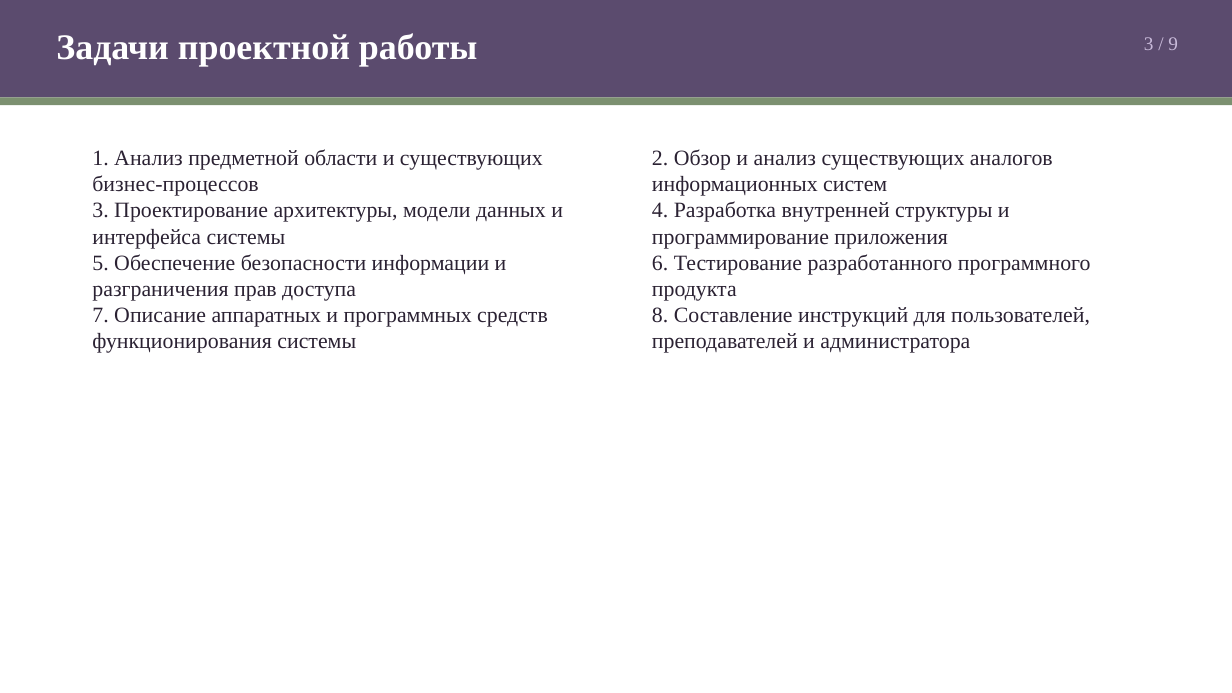
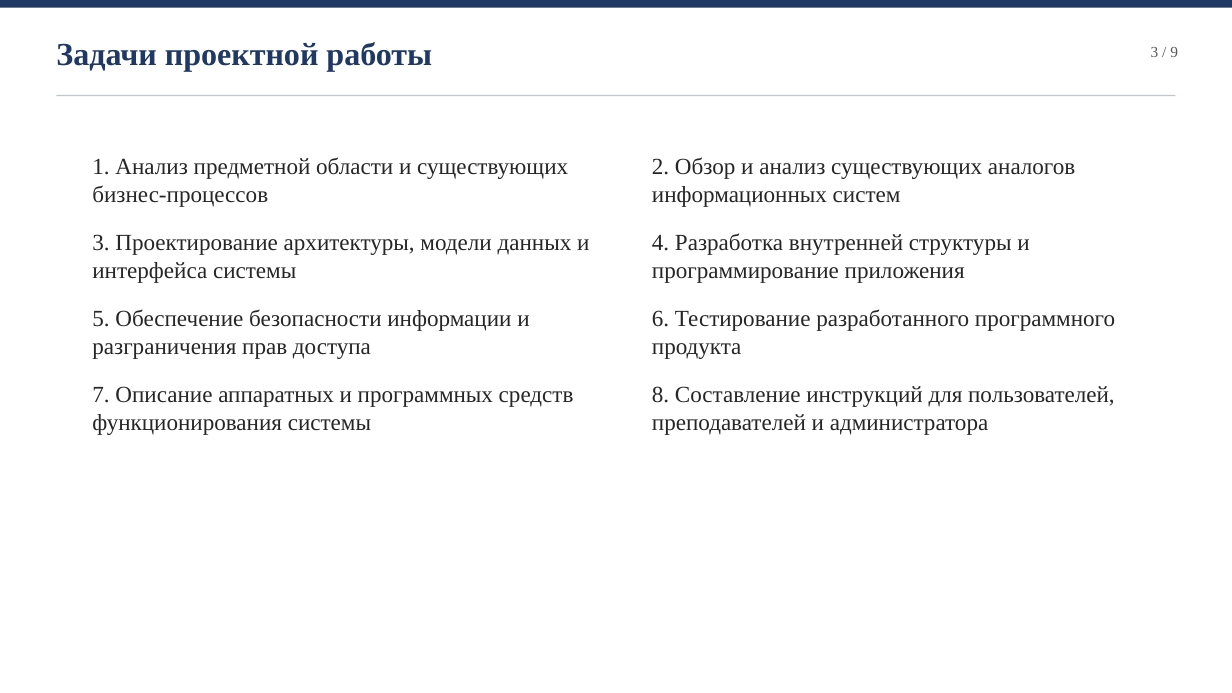
Before and after one commit to CoBa-3325/up03-uchebnye-kursy, a slide deck: slide 3 of Презентация к защите.pptx. Drawn at 1232x693 pixels with LibreOffice and Linux fonts; fonts in the diff are those of the drawing. Boxes give left, top, right and bottom in pixels: in the first picture for what was removed or moved away, otherwise in the second. Text is boxed around its words. In the diff, an @@ line names an element or a change of style, - is before the commit and + after.

Commit message:
Строгое академическое оформление презентации
- новая палитра: тёмно-синий, белый, серый; убраны цветные плашки
- заголовки слайдов: тонкая линия сверху, линейка под заголовком, номер серым
- титул и финальный слайд: линейная композиция без заливок
- слайд 2: акцентная вертикальная линия вместо плашки
- слайд 4: карточки аналогов без заливки, тонкие рамки у снимков
- слайд 6: таблица нарисована фигурами — ровная сетка без стилевых текстур
- слайд 7: тонкие линейки вместо плашек
- слайд 8: кадр-постер видео заменён скриншотом интерфейса
- слайд 3: увеличен кегль и интервалы, слайд заполнен равномерно

```diff
--- a/Презентация к защите.pptx
+++ b/Презентация к защите.pptx
@@ rectangle: place and size @@
-rectangle at (0, 0, 1232, 98)
+rectangle at (0, 0, 1232, 7)
@@ rectangle at (0, 0, 1232, 7): fill #5B4B6E to #1F3864 @@
@@ 3 texts: place and size @@
-3 texts at (56, 33, 1091, 353)
+3 texts at (56, 42, 1115, 435)
@@ text "Задачи проектной работы" at (56, 42, 432, 72): size 28 to 25 pt, text colour #FFFFFF to #1F3864 @@
@@ text "3 / 9": place and size @@
-text "3 / 9" at (1144, 37, 1178, 50)
+text "3 / 9" at (1151, 47, 1178, 57)
@@ text "3 / 9" at (1151, 47, 1178, 57): size 15 to 12 pt, text colour #C9BBDA to #595959 @@
@@ rectangle: place and size @@
-rectangle at (0, 98, 1232, 105)
+rectangle at (56, 95, 1176, 96)
@@ rectangle at (56, 95, 1176, 96): fill #7C9070 to #BFC7D1 @@
@@ text "1. Анализ предметной области и ..." at (92, 157, 589, 435): size 17 to 18 pt, text colour #2B2233 to #262626; more space between paragraphs @@
@@ text "2. Обзор и анализ существующих ..." at (652, 157, 1115, 435): size 17 to 18 pt, text colour #2B2233 to #262626; more space between paragraphs @@
```
Also in this commit, not shown: 8 other slides changed.
